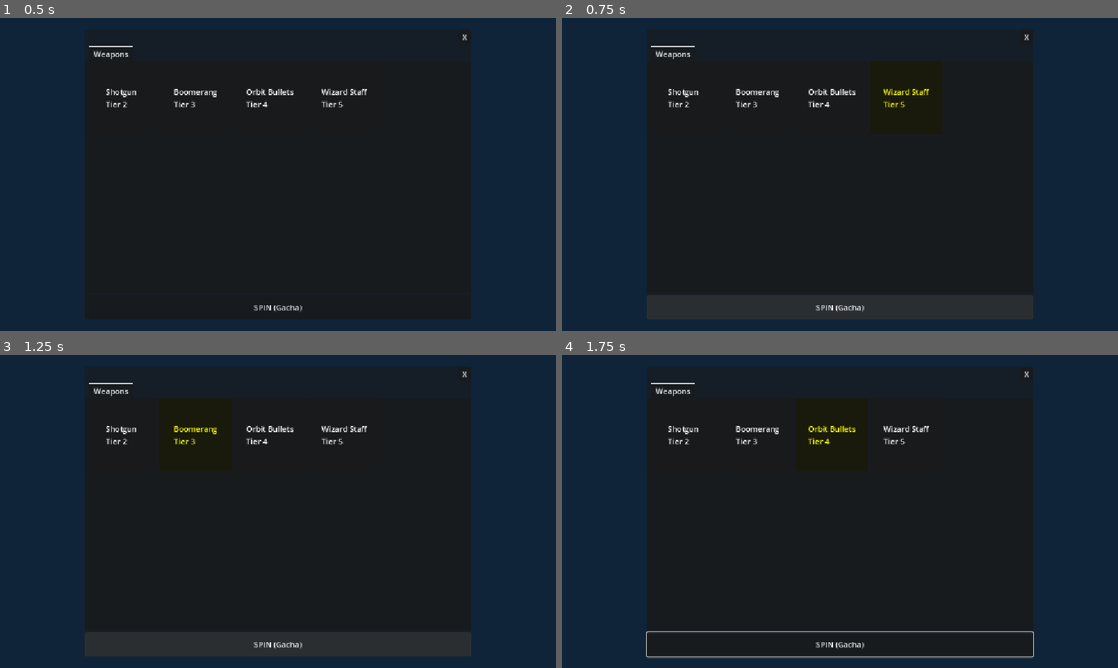
Above: before the commit, frames 1-4 (two rows, left to right).
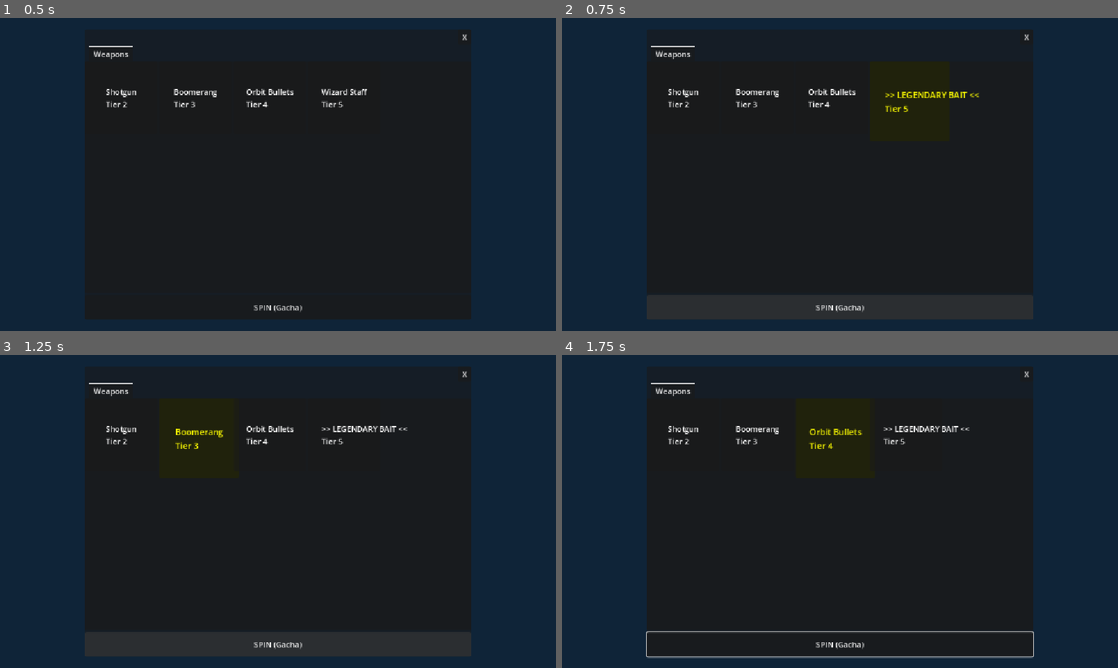
Above: after the commit, the same moments.

Repository: MusTea200/AFKMonsters
Game: Godot game, scene res://GachaUI.tscn
The game is run twice, just before and just after one commit, with the same random seed, the same clock (stepped at 60 frames per second) and the same inputs. This scene is started directly instead of the project's main scene.
Inputs (mouse positions are in pixels of both pictures, inside the frame that each line leads up to):
- Up to frame 1 (0.5 s): no input
- Up to frame 2 (0.75 s): click "SPIN (Gacha)" at 0.5 s
- Up to frame 3 (1.25 s): no input
- Up to frame 4 (1.75 s): tap Enter at 1.25 s; move the mouse to (962, 495) at 1.27 s; hold Right (ui_right) from 1.28 s (still down); tap Q at 1.35 s; click (962, 495) at 1.42 s; tap Space at 1.52 s

Frame 1 is identical in both runs. In frame 2, 0.4% of the frame differs, in the area x 57-75%, y 22-30%; in frame 3, 0.5%; in frame 4, 0.5%, in the area x 44-74%, y 22-30%.

Commit message:
fix: instantiate physical Redzone scenes properly and implement deceptive near-miss gacha slot mechanics
Co-authored-by: MusTea200 <172600404+MusTea200@users.noreply.github.com>

Diff:
--- a/godot_project/GachaUI.gd
+++ b/godot_project/GachaUI.gd
@@ -80,6 +80,15 @@
 		target_index = 0
 
 	# Sinsi hile: Hedefin 1-2 adim gerisinde Tier 4/5 varmis gibi goster (Dopamin gacha)
+	# Eğer hedef Tier 1-3 ise, onu çevreleyen slotlardan (görsel olarak) birini zorla Tier 5 yapalım ki göz yanılsaması olsun.
+	# Bu sadece görsel bir hiledir, the target is already selected.
+	if tier <= 3:
+		var bait_idx = (target_index - 1) % grid.get_child_count()
+		if bait_idx < 0: bait_idx += grid.get_child_count()
+		var p = grid.get_child(bait_idx)
+		if p and p.get_child_count() > 0:
+			var l = p.get_child(0) as Label
+			if l: l.text = ">> LEGENDARY BAIT <<\nTier 5"
 	# Burada basitce spin suresini ve animasyonunu baslatiyoruz
 	spin_time = 0.0
 	spin_delay = 0.05
@@ -95,11 +104,16 @@
 		# Reset old glow
 		if current_index < grid.get_child_count():
 			grid.get_child(current_index).modulate = Color.WHITE
+			grid.get_child(current_index).scale = Vector2.ONE
 
 		current_index = (current_index + 1) % grid.get_child_count()
 
 		# Set new glow
-		grid.get_child(current_index).modulate = Color.YELLOW
+		grid.get_child(current_index).modulate = Color(1.5, 1.5, 0.0) # Intense Yellow/Gold
+		grid.get_child(current_index).scale = Vector2(1.1, 1.1)
+
+		# Cyberpunk ses tınısı simülasyonu (Bip Bop)
+		# AudioStreamPlayer eklenebilir
 
 		roll_count -= 1
 
Not shown, changed: MEMORY.md
